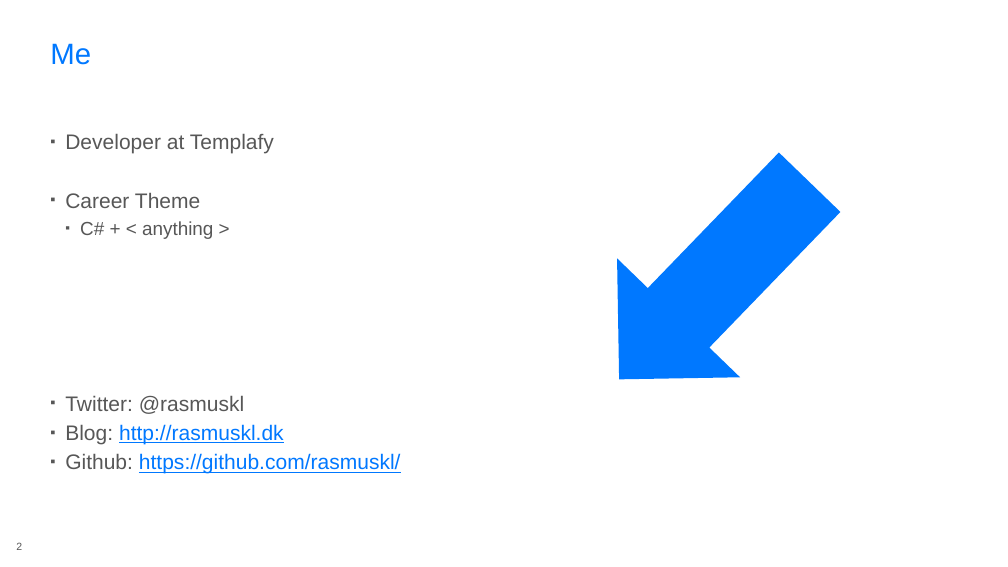
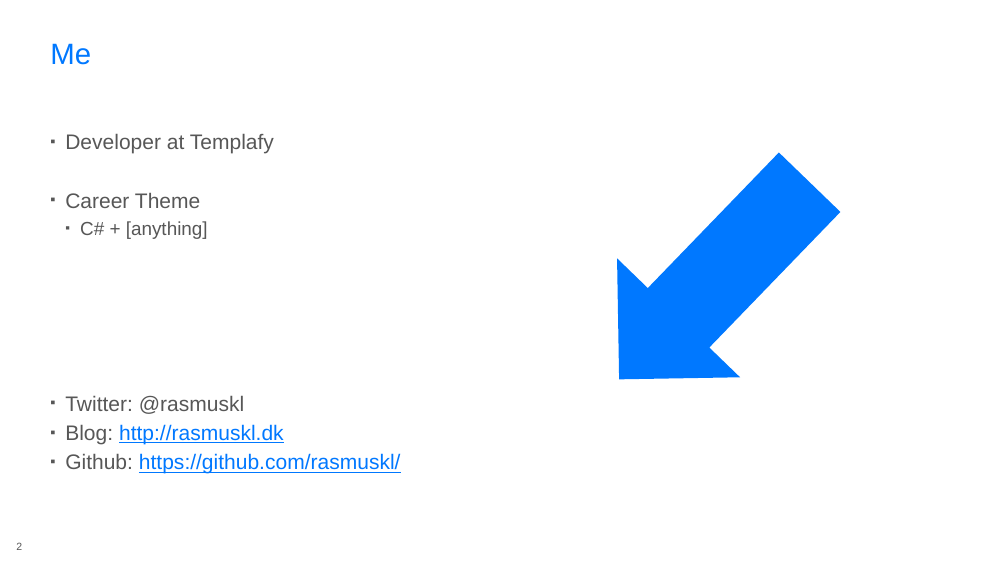
Before and after one commit to rasmuskl/react-webpack-typescript, a slide deck: slide 2 of 20170331-microsoft-60min/_notes/Presentation.pptx. Drawn at 1008x567 pixels with LibreOffice and Linux fonts; fonts in the diff are those of the drawing; background and template pictures are left out. Boxes give left, top, right and bottom in pixels: in the first picture for what was removed or moved away, otherwise in the second. Text is boxed around its words. In the diff, an @@ line names an element or a change of style, - is before the commit and + after.

```diff
--- a/20170331-microsoft-60min/_notes/Presentation.pptx
+++ b/20170331-microsoft-60min/_notes/Presentation.pptx
@@ text at (80, 221, 208, 239): text changed @@
-  ▪ C# + < anything >
+  ▪ C# + [anything]
```
Also in this commit, not shown: 4 other slides changed, 5 other files.
